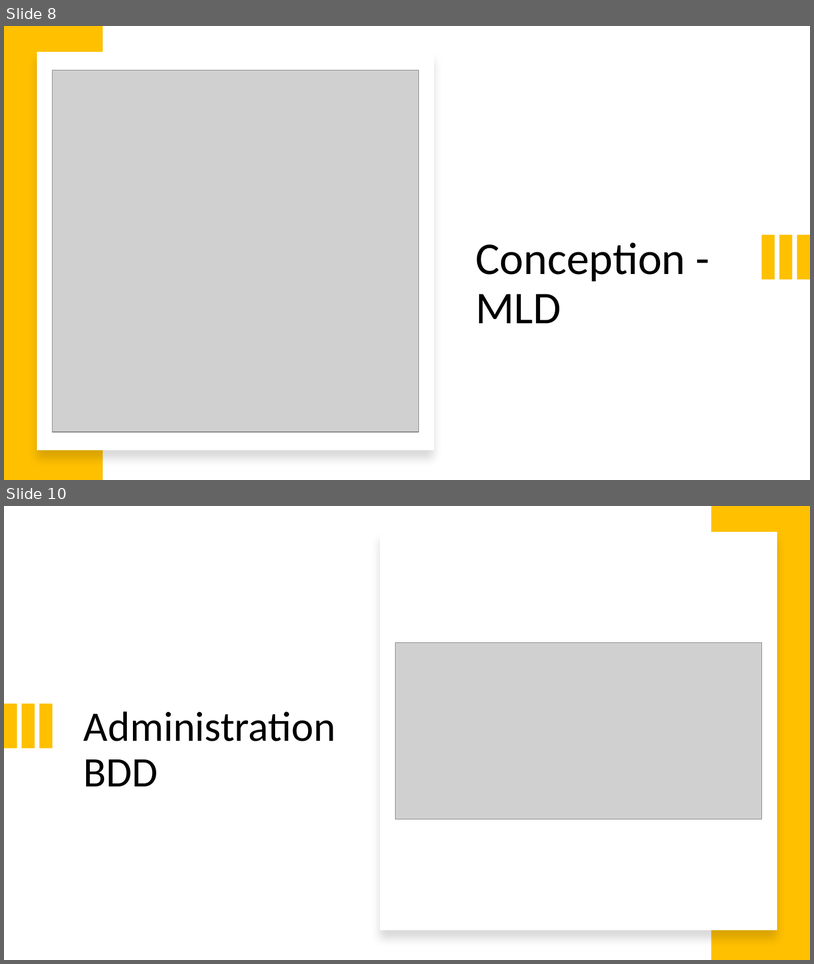
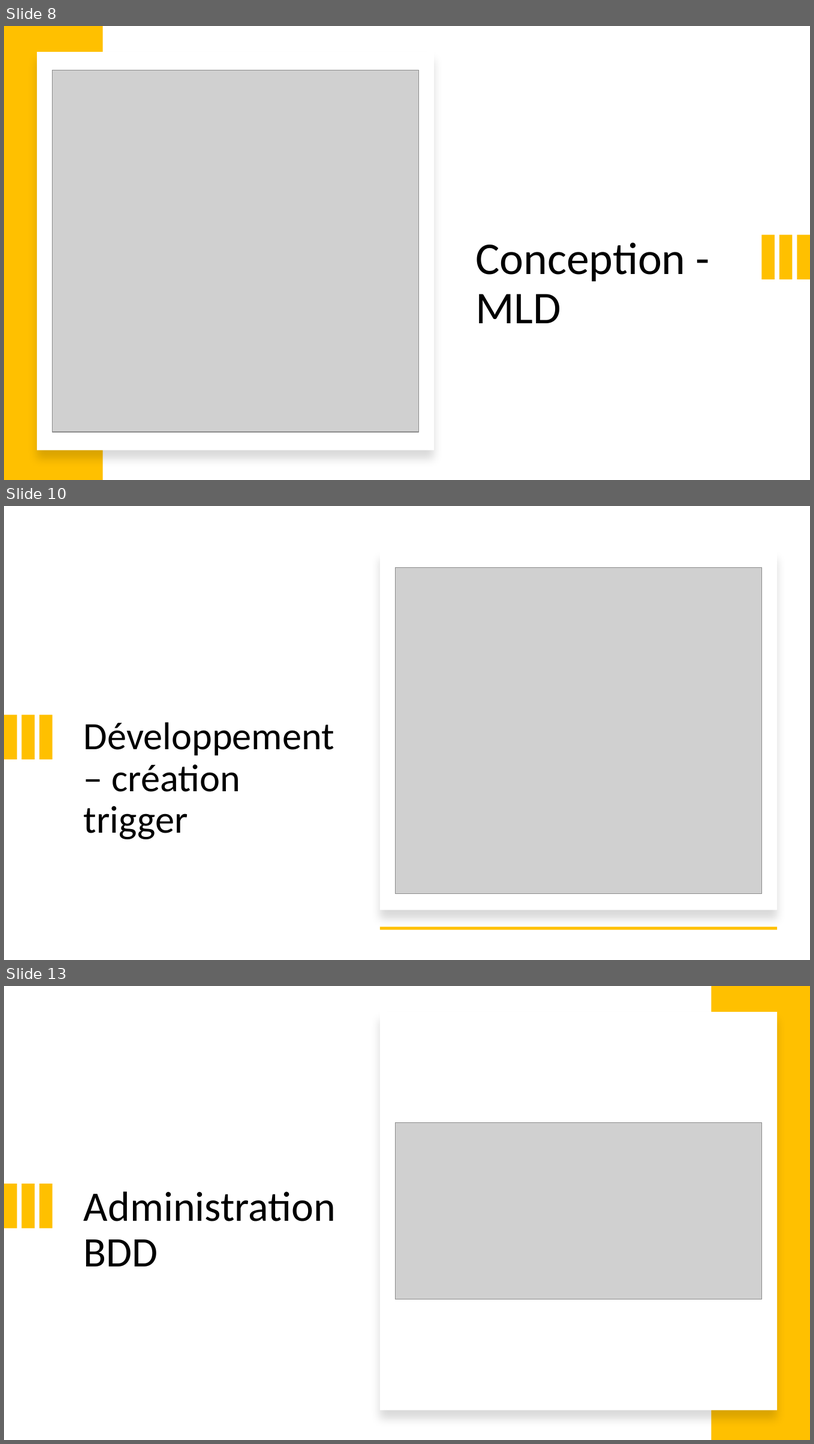
Before and after one commit to neopolitan2012/PT-LPBDD, a slide deck: Soutenance_PT.pptx. Shown one above the other, each under a label of ours: slides 8 and 10 before the commit, slides 8, 10 and 13 after it; the slides between them are not shown. The pictures are 814x964 and 814x1444 pixels, drawn with LibreOffice and Linux fonts; fonts in the diff are those of the drawing; grey boxes stand for pictures. Boxes give left, top, right and bottom in pixels: in the first picture for what was removed or moved away, otherwise in the second. Text is boxed around its words. In the diff, an @@ line names an element or a change of style, - is before the commit and + after.

```diff
--- a/Soutenance_PT.pptx
+++ b/Soutenance_PT.pptx
@@ slide 10 added at (4, 506, 810, 960), background #FFFFFF @@
@@ rectangle added at (380, 551, 778, 910), fill #FFFFFF @@
@@ picture added at (396, 568, 762, 894) @@
@@ rectangle added at (4, 715, 17, 759), fill #FFC000 @@
@@ rectangle added at (21, 715, 34, 759), fill #FFC000 @@
@@ rectangle added at (39, 715, 53, 759), fill #FFC000 @@
@@ title added at (84, 722, 335, 839), 46 pt, text #000000 @@
+Développement – création trigger
@@ rectangle added at (380, 927, 778, 930), fill #FFC000 @@
@@ what was slide 10 is now slide 13 @@
```
Also in this commit, not shown: 1 slide changed, 4 other slides added, 2 slides removed.
